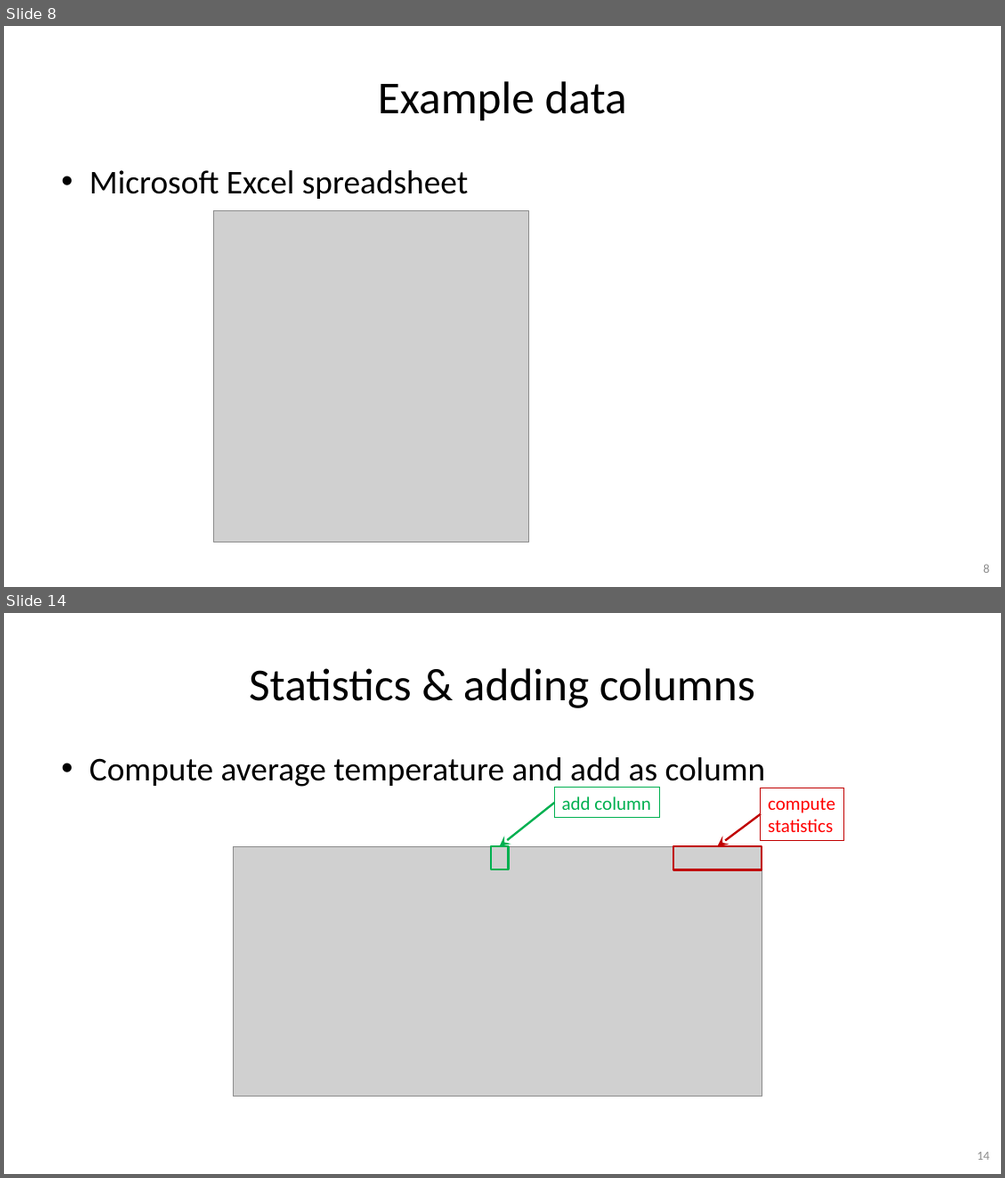
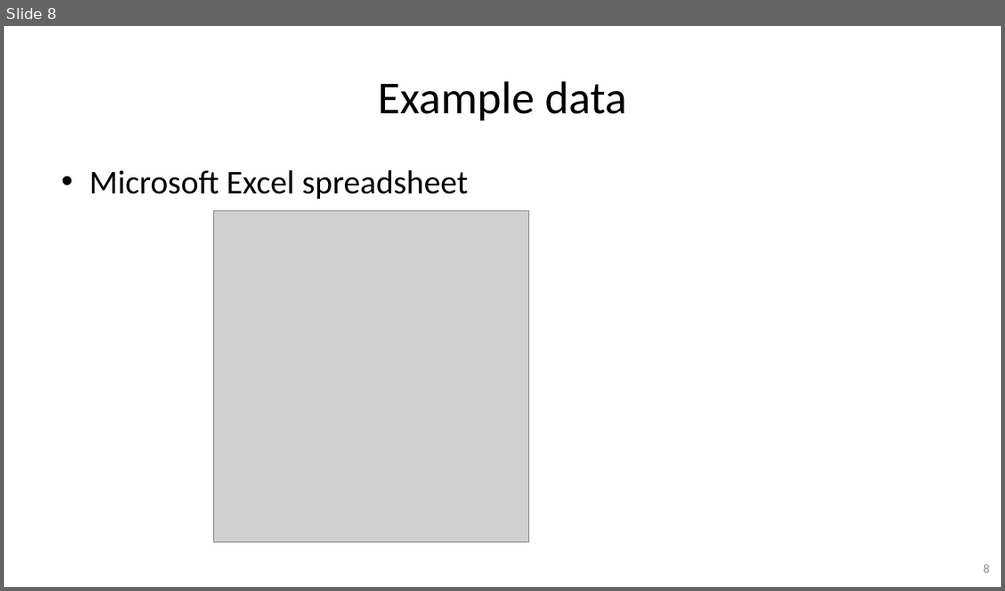
Before and after one commit to gjbex/Python-for-data-science, a slide deck: python_for_data_science.pptx. Shown one above the other, each under a label of ours: slides 8 and 14 before the commit, slide 8 after it; the slides between them are not shown. The pictures are 1005x1178 and 1005x591 pixels, drawn with LibreOffice and Linux fonts; fonts in the diff are those of the drawing; grey boxes stand for pictures. Boxes give left, top, right and bottom in pixels: in the first picture for what was removed or moved away, otherwise in the second. Text is boxed around its words. In the diff, an @@ line names an element or a change of style, - is before the commit and + after.

```diff
--- a/python_for_data_science.pptx
+++ b/python_for_data_science.pptx
@@ slide 14 removed at [4, 613, 1001, 1174], background #FFFFFF @@
@@ title removed at [249, 668, 755, 708] @@
-Statistics & adding columns
@@ text removed at [89, 757, 766, 789] @@
-• Compute average temperature and add as column
@@ rectangle removed at [554, 787, 660, 817] @@
-add column
@@ rectangle removed at [760, 787, 844, 840] @@
-compute
-statistics
@@ arrow removed from (554, 803) to (500, 846) @@
@@ arrow removed from (760, 814) to (718, 846) @@
@@ picture removed at [233, 846, 761, 1096] @@
@@ rectangle removed at [491, 846, 509, 869] @@
@@ rectangle removed at [673, 846, 761, 869] @@
@@ page number removed at [977, 1151, 989, 1159] @@
-14
```
Also in this commit, not shown: 6 slides changed, 5 slides added, 19 other slides removed.
